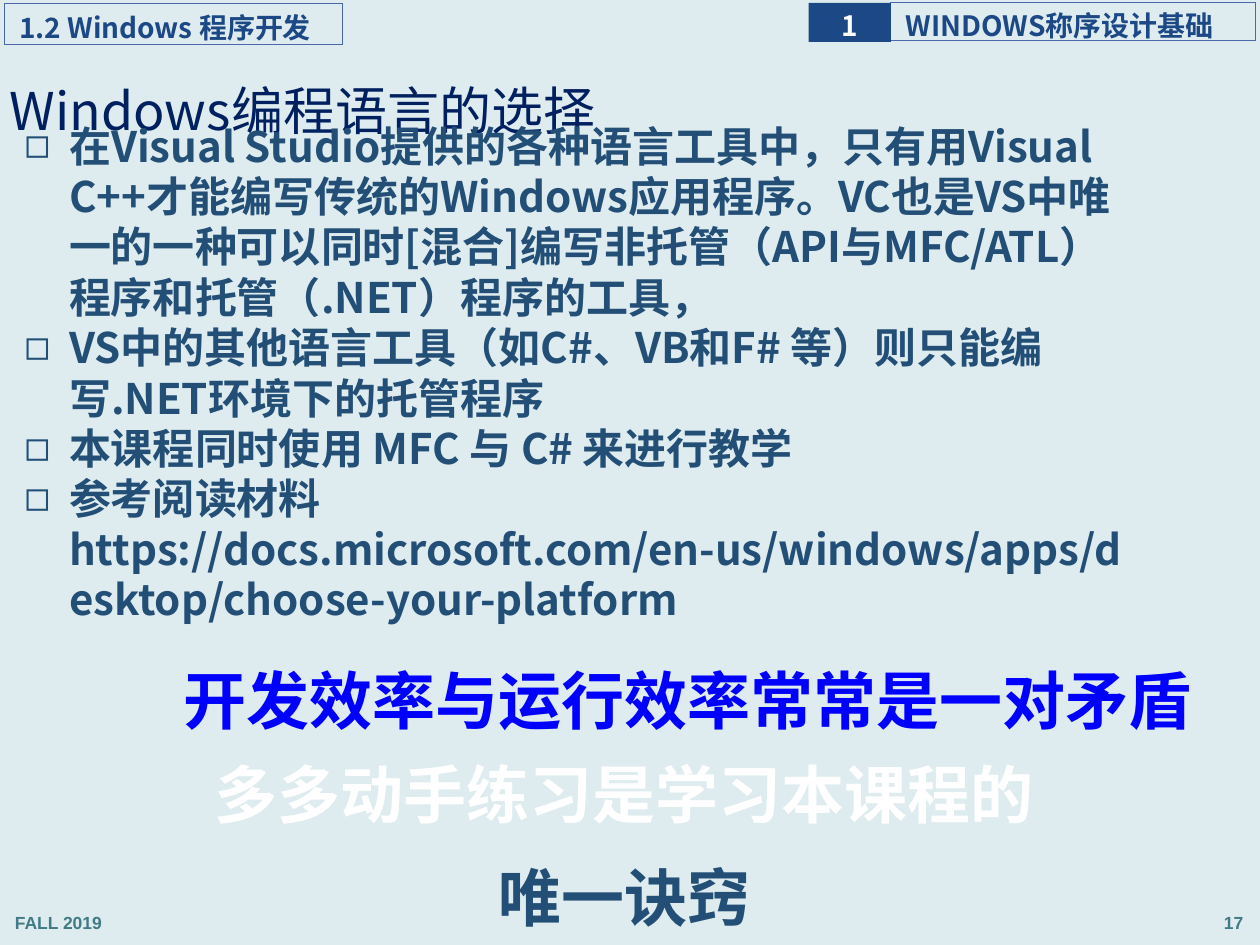
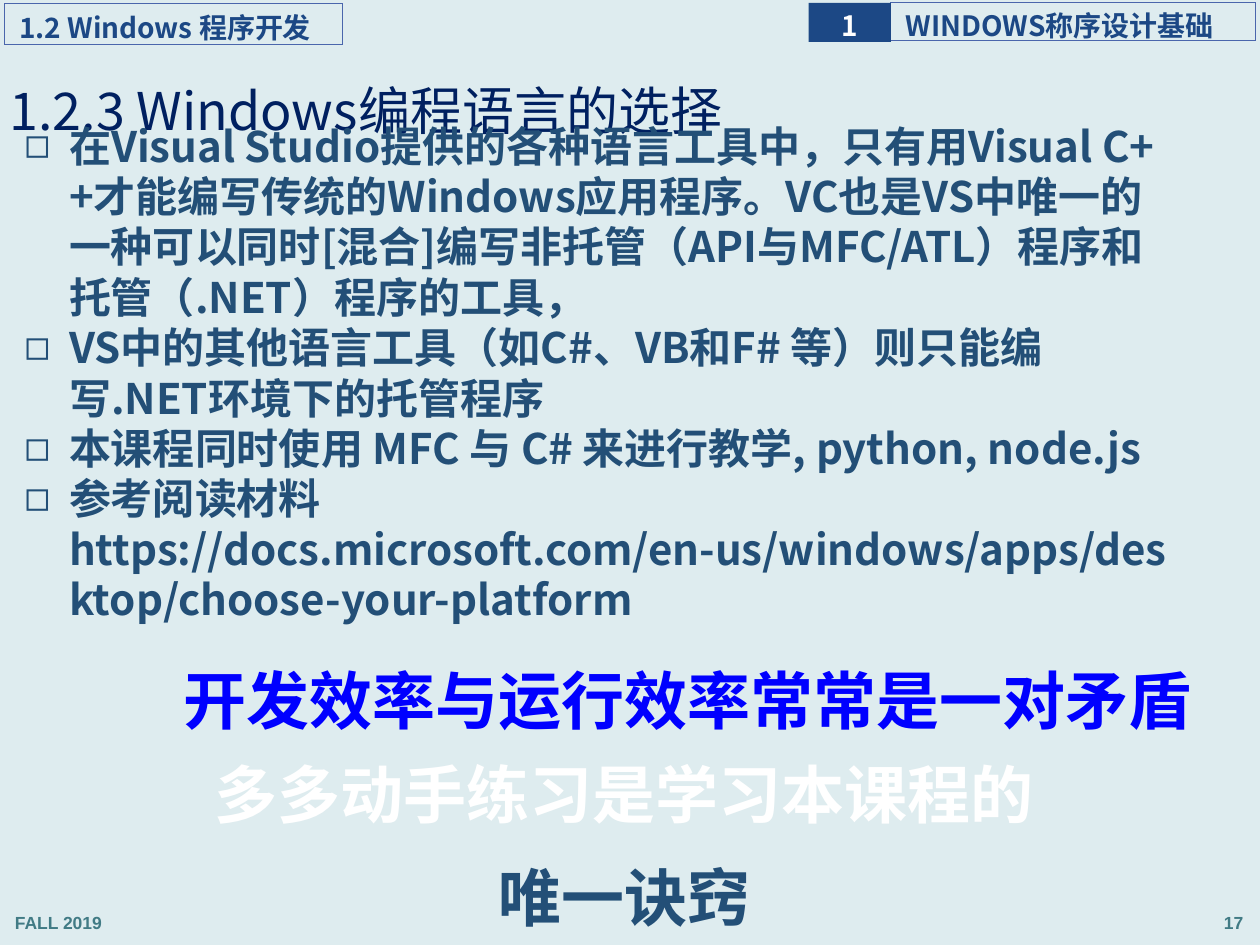
Before and after one commit to programming-windows/ppt, a slide deck: slide 17 of programmingWindows_1.pptx. Drawn at 1260x945 pixels with LibreOffice and Linux fonts; fonts in the diff are those of the drawing. Boxes give left, top, right and bottom in pixels: in the first picture for what was removed or moved away, otherwise in the second. Text is boxed around its words. In the diff, an @@ line names an element or a change of style, - is before the commit and + after.

```diff
--- a/programmingWindows_1.pptx
+++ b/programmingWindows_1.pptx
@@ title at (9, 86, 723, 143): text changed @@
-Windows编程语言的选择
+1.2.3 Windows编程语言的选择
@@ text at (69, 428, 1142, 474): text changed @@
-◻ 本课程同时使用 MFC 与 C# 来进行教学
+◻ 本课程同时使用 MFC 与 C# 来进行教学, python, node.js
```
Also in this commit, not shown: 17 other slides changed, 5 slides added.
